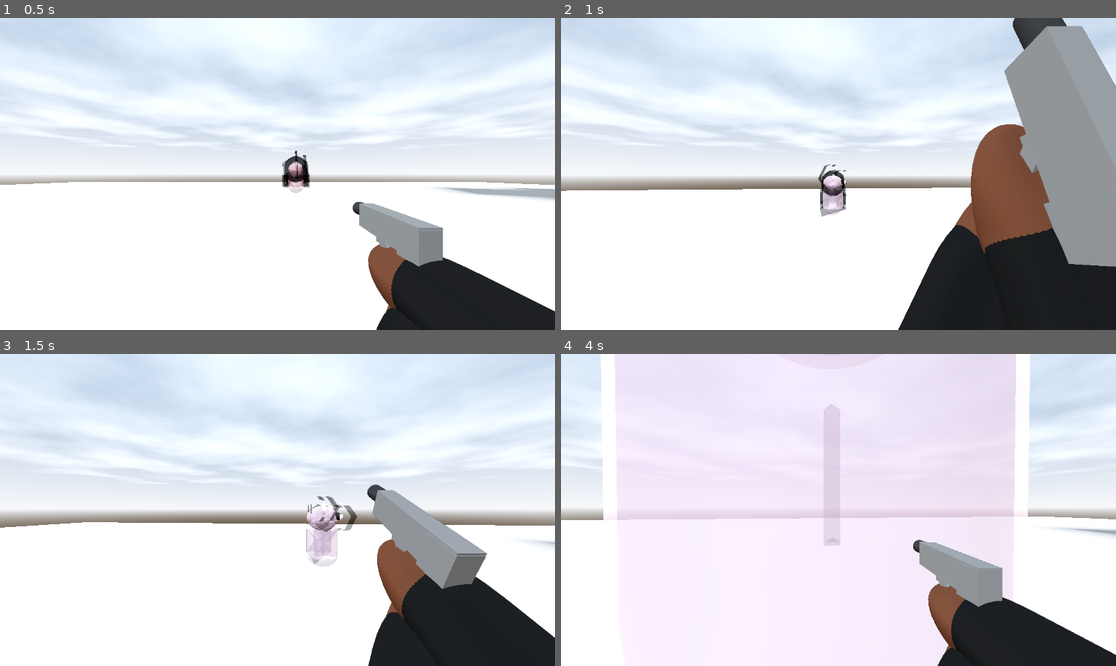
Above: before the commit, frames 1-4 (two rows, left to right).
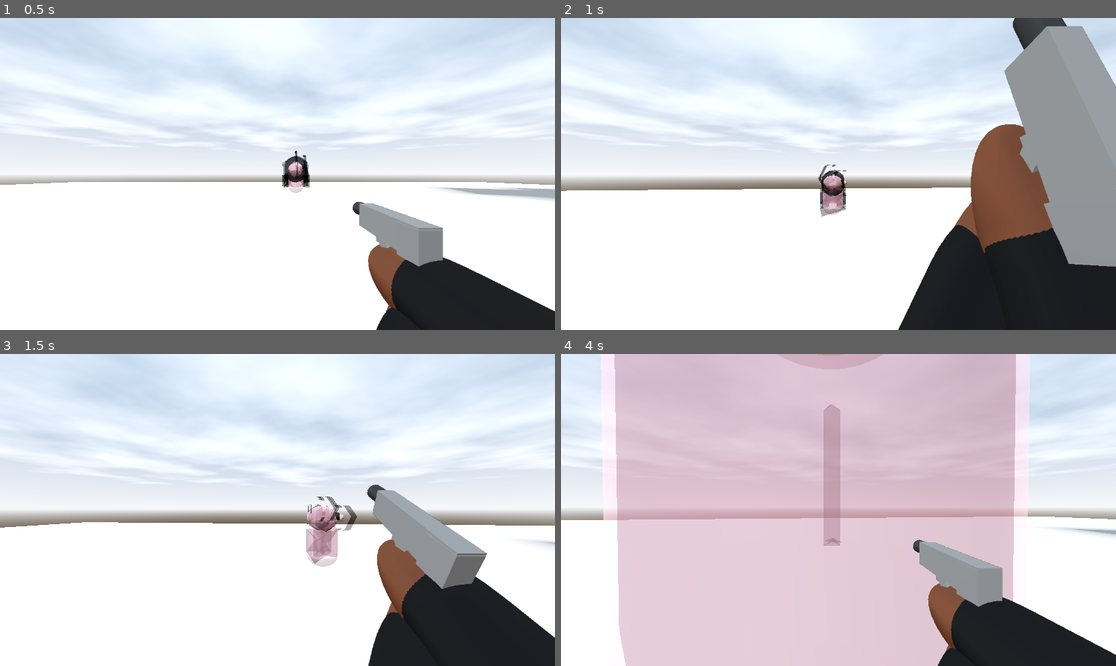
Above: after the commit, the same moments.

Repository: DylanFrenzy/The-Trials-and-Tribulations-of-Tim-Cheese
Game: Godot game, scene res://scenes/main.tscn
Two runs of this game, one before a commit and one after it. Both use one fixed random seed, a clock stepped at 60 frames per second and the inputs below.
Inputs (mouse positions are in pixels of both pictures, inside the frame that each line leads up to):
- Up to frame 1 (0.5 s): no input
- Up to frame 2 (1 s): move the mouse to (866, 174) at 0.52 s; press the mouse at (866, 174) at 0.53 s; hold W (move_forward) from 0.53 s (still down); tap Space (jump) at 0.77 s
- Up to frame 3 (1.5 s): keep holding W (move_forward); move the mouse to (249, 510) at 1.27 s; release the mouse at (249, 510) at 1.28 s; click (249, 510) at 1.35 s
- Up to frame 4 (4 s): keep holding W (move_forward); tap Space (jump) at 1.52, 3.02, 3.77 s; move the mouse to (849, 503) at 2.02 s; press the mouse at (849, 503) at 2.03 s; move the mouse to (832, 516) at 2.77 s; release the mouse at (832, 516) at 2.78 s; click (832, 516) at 2.85 s; move the mouse to (877, 513) at 3.52 s; press the mouse at (877, 513) at 3.53 s

Frame 1 is identical in both runs. In frame 2, 0.3% of the frame differs, in the area x 47-52%, y 50-63%; in frame 3, 0.9%; in frame 4, 67%, in the area x 7-85%, y 0-100%.
Error after the commit: Attempt to call function 'is_playing' in base 'null instance' on a null instance. (res://scripts/character_body_3d.gd:50)

Commit message:
Work towards fixing fire animation with no ammo

Diff:
--- a/3d-project/assets/pistol.gd
+++ b/3d-project/assets/pistol.gd
@@ -17,7 +17,7 @@
     current_ammo -= 1
     $AnimationPlayer.stop()
     if current_ammo != 0:
-        $AnimationPlayer.play("shoot")
+            $AnimationPlayer.play("shoot")
     # Play sound, muzzle flash, etc.
 
     # Raycast shooting would be handled by the player script
--- a/3d-project/scripts/character_body_3d.gd
+++ b/3d-project/scripts/character_body_3d.gd
@@ -3,6 +3,8 @@
 @export var mouse_sensitivity := 0.1
 @export var move_speed := 5.0
 @export var jump_velocity := 4.5
+
+
 var max_ammo = 7;
 var current_ammo = 7;
 var fire_rate = 0.79;
@@ -11,6 +13,7 @@
 @onready var camera := $Camera3D
 @onready var raycast := $Camera3D/RayCast3D
 @onready var GunCam = $Camera3D/SubViewportContainer/SubViewport/GunCam
+@onready var AnimationPlayer2 := $GunCam/Node3D/Pistol/AnimationPlayer2
 
 func _ready():
 	Input.set_mouse_mode(Input.MOUSE_MODE_CAPTURED)
@@ -44,13 +47,13 @@
 
 	move_and_slide()
 
-	if Input.is_action_just_pressed("shoot"):
-		if current_ammo != 0:
-			current_ammo -= 1;
-			if raycast.is_colliding():
-				var target = raycast.get_collider()
-				if target.has_method("take_damage"):
-					target.take_damage(10)
+	if Input.is_action_just_pressed("shoot") and AnimationPlayer2.is_playing(): return
+	if current_ammo != 0:
+		current_ammo -= 1;
+		if raycast.is_colliding():
+			var target = raycast.get_collider()
+			if target.has_method("take_damage"):
+				target.take_damage(10)
 
 	if Input.is_action_just_pressed("reload"):
 		if current_ammo == max_ammo: return;
--- a/3d-project/scripts/gun_cam.gd
+++ b/3d-project/scripts/gun_cam.gd
@@ -3,8 +3,12 @@
 @onready var Node_3D = $Node3D
 @onready var animation_player = $Node3D/Pistol/AnimationPlayer2
 @onready var Muzzle_Flash = $muzzle_flash
+@onready var Pistol = $Node3D/Pistol
+
+var current_ammo : int
 
 func _ready():
+	current_ammo = Pistol.current_ammo
 	pass
 
 func _process(delta):
@@ -19,8 +23,10 @@
 func _input(event: InputEvent) -> void:
 	if (event.is_action_pressed("shoot")):
 		if animation_player.is_playing(): return
-		animation_player.play("Fire")
-		Muzzle_Flash.emitting = true
+		if current_ammo != 0:
+			animation_player.play("Fire")
+			Muzzle_Flash.emitting = true
+		else: animation_player.stop("Fire")
 
 	if (event.is_action_pressed("reload")):
 		if animation_player.is_playing(): return
